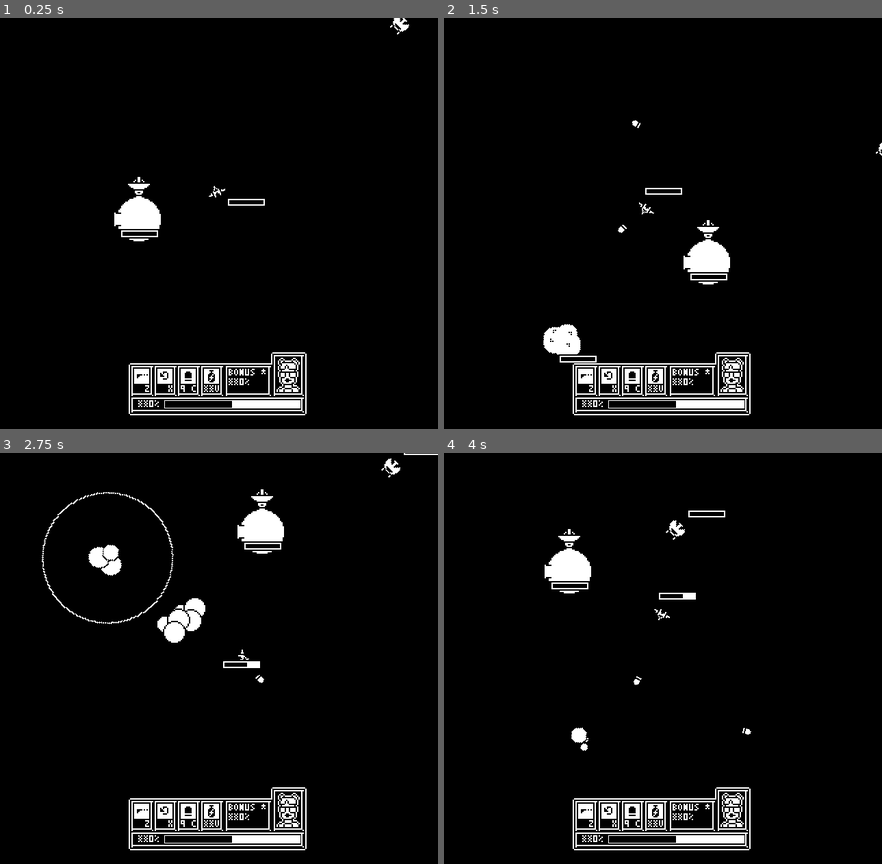
Above: before the commit, frames 1-4 (two rows, left to right).
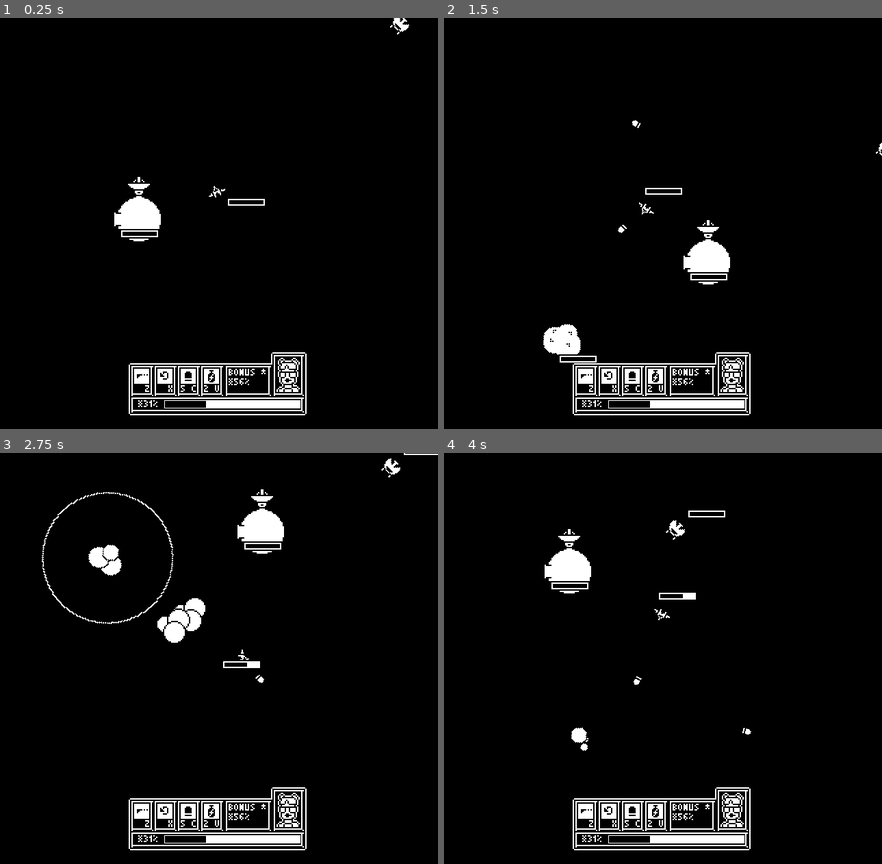
Above: after the commit, the same moments.

Repository: rthurmed/OrbitDefender
Game: Godot game, scene res://src/levels/Main.tscn
The game is run twice, just before and just after one commit, with the same random seed, the same clock (stepped at 60 frames per second) and the same inputs. Sound files missing from this copy of the repository are replaced by a short silence.
Inputs:
- Up to frame 1 (0.25 s): no input
- Up to frame 2 (1.5 s): tap C (bomb) at 0.6, 1.35 s
- Up to frame 3 (2.75 s): hold Up (higher) from 2.03 s (still down); tap C (bomb) at 2.3 s
- Up to frame 4 (4 s): release Up (higher) at 2.78 s; tap X (invert) at 2.85 s; tap C (bomb) at 3.05, 3.8 s; hold Down (lower) from 3.53 s (still down)

The runs differ from the first frame. In frame 1, 0.2% of the frame differs, in the area x 32-56%, y 87-95%; in frame 2, 0.2%; in frame 3, 0.2%; in frame 4, 0.2%.

Commit message:
Moved player HUD to separated scene. Created functions to manipulate player HUD

Diff:
--- /dev/null
+++ b/src/game/PlayerHUD.gd
@@ -0,0 +1,41 @@
+extends CanvasLayer
+
+
+onready var progress_label = $Shell/Progress/Label
+onready var progress_bar = $Shell/Progress/ProgressBar
+onready var bonus_label = $Shell/Bonus/Label
+onready var bomb_count_label = $Shell/Indicators/BombCount/Label
+onready var boost_count_label = $Shell/Indicators/BoostCount/Label
+
+
+# TODO: show portrait
+
+
+func _ready():
+	# Examples
+	set_general_progress(31)
+	set_bonus_progress(56)
+	set_bomb_count(5)
+	set_boost_count(2)
+
+
+func pad_number(x: int):
+	var text = "%3d" % x
+	return text.replace(" ", "~")
+
+
+func set_general_progress(progress):
+	progress_bar.value = progress
+	progress_label.text = str(pad_number(progress), "%")
+
+
+func set_bonus_progress(progress):
+	bonus_label.text = str(pad_number(progress), "%")
+
+
+func set_bomb_count(count):
+	bomb_count_label.text = str(count)
+
+
+func set_boost_count(count):
+	boost_count_label.text = str(count)
--- /dev/null
+++ b/src/game/PlayerHUD.tscn
@@ -0,0 +1,104 @@
+[gd_scene load_steps=8 format=2]
+
+[ext_resource path="res://assets/ui/font/default_font.tres" type="DynamicFont" id=1]
+[ext_resource path="res://assets/ui/progress_fg.tres" type="StyleBox" id=2]
+[ext_resource path="res://assets/ui/progress_bg.tres" type="StyleBox" id=3]
+[ext_resource path="res://assets/ui/shell.png" type="Texture" id=4]
+[ext_resource path="res://src/game/PlayerHUD.gd" type="Script" id=5]
+[ext_resource path="res://assets/ui/portrait-Sheet.png" type="Texture" id=9]
+
+[sub_resource type="AtlasTexture" id=1]
+atlas = ExtResource( 9 )
+region = Rect2( 34, 0, 17, 25 )
+
+[node name="PlayerHUD" type="CanvasLayer"]
+script = ExtResource( 5 )
+
+[node name="Shell" type="TextureRect" parent="."]
+anchor_left = 0.5
+anchor_top = 1.0
+anchor_right = 0.5
+anchor_bottom = 1.0
+margin_left = -80.0
+margin_top = -65.0
+margin_right = 80.0
+texture = ExtResource( 4 )
+
+[node name="Indicators" type="Control" parent="Shell"]
+margin_right = 40.0
+margin_bottom = 40.0
+
+[node name="BombCount" type="Control" parent="Shell/Indicators"]
+margin_left = 51.0
+margin_top = 20.0
+margin_right = 64.0
+margin_bottom = 39.0
+
+[node name="Label" type="Label" parent="Shell/Indicators/BombCount"]
+margin_left = 1.0
+margin_top = 8.0
+margin_right = 9.0
+margin_bottom = 24.0
+text = "9"
+
+[node name="BoostCount" type="Control" parent="Shell/Indicators"]
+margin_left = 68.0
+margin_top = 20.0
+margin_right = 81.0
+margin_bottom = 39.0
+
+[node name="Label" type="Label" parent="Shell/Indicators/BoostCount"]
+margin_left = 1.0
+margin_top = 8.0
+margin_right = 9.0
+margin_bottom = 24.0
+text = "~~"
+
+[node name="Progress" type="Control" parent="Shell"]
+margin_right = 126.0
+margin_bottom = 11.0
+
+[node name="Label" type="Label" parent="Shell/Progress"]
+margin_left = 18.0
+margin_top = 39.0
+margin_right = 40.0
+margin_bottom = 55.0
+custom_fonts/font = ExtResource( 1 )
+text = "~~0%"
+align = 1
+uppercase = true
+
+[node name="ProgressBar" type="ProgressBar" parent="Shell/Progress"]
+margin_left = 39.0
+margin_top = 43.0
+margin_right = 292.0
+margin_bottom = 63.0
+rect_scale = Vector2( 0.4, 0.4 )
+custom_colors/font_color = Color( 0, 0, 0, 1 )
+custom_fonts/font = ExtResource( 1 )
+custom_styles/fg = ExtResource( 2 )
+custom_styles/bg = ExtResource( 3 )
+value = 50.0
+percent_visible = false
+
+[node name="Bonus" type="Control" parent="Shell"]
+margin_right = 30.0
+margin_bottom = 19.0
+
+[node name="Label" type="Label" parent="Shell/Bonus"]
+margin_left = 87.0
+margin_top = 23.0
+margin_right = 116.0
+margin_bottom = 39.0
+text = "~~0%"
+
+[node name="Portrait" type="Control" parent="Shell"]
+margin_left = 122.0
+margin_top = 13.0
+margin_right = 139.0
+margin_bottom = 38.0
+
+[node name="TextureRect" type="TextureRect" parent="Shell/Portrait"]
+margin_right = 17.0
+margin_bottom = 25.0
+texture = SubResource( 1 )
--- a/src/game/ship/Ship.gd
+++ b/src/game/ship/Ship.gd
@@ -16,7 +16,6 @@
 signal inverting(inverted)
 
 
-# TODO: Implement bombs
 # TODO: Implement ammo
 
 
@@ -55,3 +54,9 @@
 
 func is_inverted():
 	return rotatory_axis.target_speed > 0
+
+
+func _on_HealthModule_died():
+	set_process(false)
+	visual_instance.visible = false
+	ship.position.x = 0
--- a/src/game/ship/Ship.tscn
+++ b/src/game/ship/Ship.tscn
@@ -104,3 +104,4 @@
 anims/invert = SubResource( 2 )
 
 [connection signal="inverting" from="." to="RotatoryAxis" method="_on_Ship_inverting"]
+[connection signal="died" from="RotatoryAxis/Spaceship/VisualInstance/HealthModule" to="." method="_on_HealthModule_died"]
--- a/src/levels/Main.tscn
+++ b/src/levels/Main.tscn
@@ -1,18 +1,10 @@
-[gd_scene load_steps=11 format=2]
+[gd_scene load_steps=6 format=2]
 
 [ext_resource path="res://src/game/Planet.tscn" type="PackedScene" id=1]
 [ext_resource path="res://src/game/logic/SpawnEnemies.tscn" type="PackedScene" id=2]
 [ext_resource path="res://src/game/ship/Ship.tscn" type="PackedScene" id=3]
 [ext_resource path="res://src/game/logic/SpawnAsteroids.tscn" type="PackedScene" id=4]
-[ext_resource path="res://assets/ui/shell.png" type="Texture" id=5]
-[ext_resource path="res://assets/ui/font/default_font.tres" type="DynamicFont" id=6]
-[ext_resource path="res://assets/ui/progress_fg.tres" type="StyleBox" id=7]
-[ext_resource path="res://assets/ui/progress_bg.tres" type="StyleBox" id=8]
-[ext_resource path="res://assets/ui/portrait-Sheet.png" type="Texture" id=9]
-
-[sub_resource type="AtlasTexture" id=1]
-atlas = ExtResource( 9 )
-region = Rect2( 34, 0, 17, 25 )
+[ext_resource path="res://src/game/PlayerHUD.tscn" type="PackedScene" id=5]
 
 [node name="Main" type="Node2D"]
 
@@ -26,97 +18,4 @@
 
 [node name="SpawnAsteroids" parent="." instance=ExtResource( 4 )]
 
-[node name="UI" type="CanvasLayer" parent="."]
-
-[node name="HUD" type="Control" parent="UI"]
-anchor_right = 1.0
-anchor_bottom = 1.0
-
-[node name="Shell" type="TextureRect" parent="UI/HUD"]
-anchor_left = 0.5
-anchor_top = 1.0
-anchor_right = 0.5
-anchor_bottom = 1.0
-margin_left = -80.0
-margin_top = -65.0
-margin_right = 80.0
-texture = ExtResource( 5 )
-
-[node name="Indicators" type="Control" parent="UI/HUD/Shell"]
-margin_right = 40.0
-margin_bottom = 40.0
-
-[node name="BombCount" type="Control" parent="UI/HUD/Shell/Indicators"]
-margin_left = 51.0
-margin_top = 20.0
-margin_right = 64.0
-margin_bottom = 39.0
-
-[node name="Label" type="Label" parent="UI/HUD/Shell/Indicators/BombCount"]
-margin_left = 1.0
-margin_top = 8.0
-margin_right = 9.0
-margin_bottom = 24.0
-text = "9"
-
-[node name="BoostCount" type="Control" parent="UI/HUD/Shell/Indicators"]
-margin_left = 68.0
-margin_top = 20.0
-margin_right = 81.0
-margin_bottom = 39.0
-
-[node name="Label" type="Label" parent="UI/HUD/Shell/Indicators/BoostCount"]
-margin_left = 1.0
-margin_top = 8.0
-margin_right = 9.0
-margin_bottom = 24.0
-text = "~~"
-
-[node name="Progress" type="Control" parent="UI/HUD/Shell"]
-margin_right = 126.0
-margin_bottom = 11.0
-
-[node name="Label" type="Label" parent="UI/HUD/Shell/Progress"]
-margin_left = 18.0
-margin_top = 39.0
-margin_right = 40.0
-margin_bottom = 55.0
-custom_fonts/font = ExtResource( 6 )
-text = "~~0%"
-align = 1
-uppercase = true
-
-[node name="ProgressBar" type="ProgressBar" parent="UI/HUD/Shell/Progress"]
-margin_left = 39.0
-margin_top = 43.0
-margin_right = 292.0
-margin_bottom = 63.0
-rect_scale = Vector2( 0.4, 0.4 )
-custom_colors/font_color = Color( 0, 0, 0, 1 )
-custom_fonts/font = ExtResource( 6 )
-custom_styles/fg = ExtResource( 7 )
-custom_styles/bg = ExtResource( 8 )
-value = 50.0
-percent_visible = false
-
-[node name="Bonus" type="Control" parent="UI/HUD/Shell"]
-margin_right = 30.0
-margin_bottom = 19.0
-
-[node name="Label" type="Label" parent="UI/HUD/Shell/Bonus"]
-margin_left = 87.0
-margin_top = 23.0
-margin_right = 116.0
-margin_bottom = 39.0
-text = "~~0%"
-
-[node name="Portrait" type="Control" parent="UI/HUD/Shell"]
-margin_left = 122.0
-margin_top = 13.0
-margin_right = 139.0
-margin_bottom = 38.0
-
-[node name="TextureRect" type="TextureRect" parent="UI/HUD/Shell/Portrait"]
-margin_right = 17.0
-margin_bottom = 25.0
-texture = SubResource( 1 )
+[node name="PlayerHUD" parent="." instance=ExtResource( 5 )]
